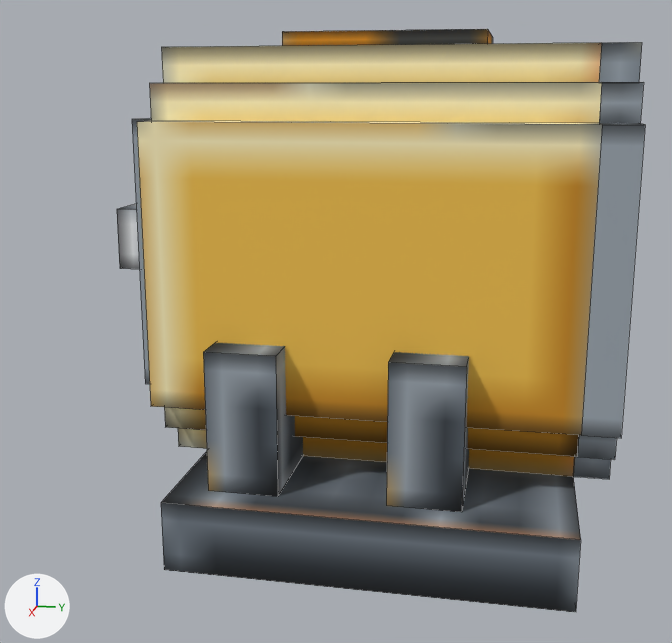
What one commit did to the OBJ model src/main/resources/assets/adv_rocketry/models/libvulpes/advancedmotor.obj.
Rendered twice from a 50 mm lens placed at (2.37, -0.175, 0.797), pointed at (0.537, -0.541, 0.338). Lighting does not change. The marker at lower left points along +X, +Y and +Z. The first picture is the older version. Mesh edges are drawn as thin lines. Where no turn or scale is listed for an object, it has been applied to the vertices. Vertices at exactly the same position are counted once.

In view in the first picture: 'Motor'.
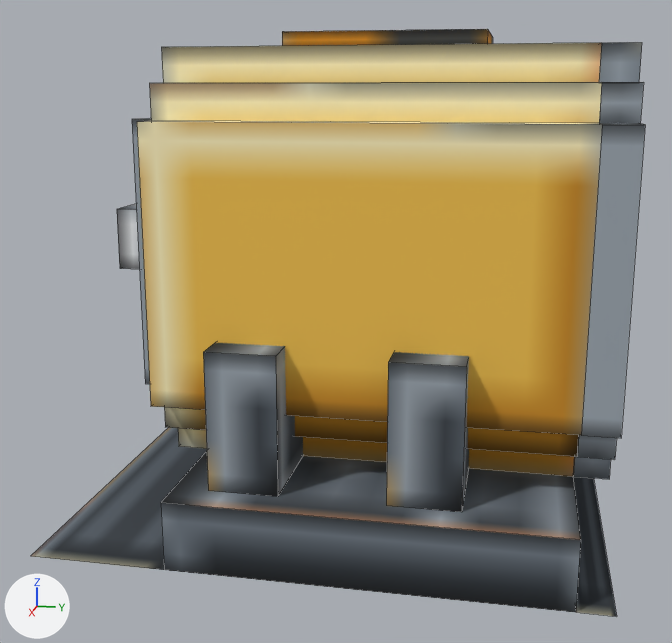
Pixel boxes [x1, y1, x2, y2] of what changed, in the pictures (672 x 643 px):
```json
{"object": "Motor", "change": "reshaped", "before": [117, 29, 645, 612], "after": [31, 29, 645, 617], "on screen": "16% wider"}
{"part": 1, "of": "me_motor", "change": "added", "after": [573, 477, 617, 617]}
{"part": 2, "of": "me_motor", "change": "added", "after": [31, 428, 207, 570]}
```

The change, as JSON lines over the scene's bpy script:
```json
{"block": "me_motor", "where": "# used by ob_motor; location = (0.0, 0.0, 0.0)"}
{"block": "me_motor", "where": "# verts and faces of me_motor; kept vertices keep their numbers, new ones are numbered from 132"}
{"block": "me_motor", "where": "# before: 2 (0.0, -0.062, 0.0), 3 (1.0, -0.062, 0.0) at pixel (575, 612)"}
{"block": "me_motor", "where": "# before: 6 (1.0, -0.75, 0.0) at pixel (164, 569), 7 (0.0, -0.75, 0.0)"}
{"op": "remove", "block": "me_motor", "code": "me_motor.from_pydata(...)  # 132 vertices, 108 faces; spans x 0.0..1.0, y -1.0..0.0, z 0.0..0.906"}
{"op": "add", "block": "me_motor", "code": "me_motor.from_pydata(...)  # 136 vertices, 110 faces; spans x 0.0..1.0, y -1.0..0.0, z 0.0..0.906"}
{"block": "me_motor", "change": "me_motor part 1"}
{"op": "add", "block": "me_motor", "code": "verts[132] = (0.0, 0.0, 0.0)"}
{"op": "add", "block": "me_motor", "code": "verts[133] = (1.0, 0.0, 0.0)  # pixel (616, 616)"}
{"op": "add", "block": "me_motor", "code": "faces += [(2, 132, 133, 3)]"}
{"block": "me_motor", "change": "me_motor part 2"}
{"op": "add", "block": "me_motor", "code": "verts[134] = (0.0, -1.0, 0.0)"}
{"op": "add", "block": "me_motor", "code": "verts[135] = (1.0, -1.0, 0.0)  # pixel (30, 556)"}
{"op": "add", "block": "me_motor", "code": "faces += [(6, 135, 134, 7)]"}
```
